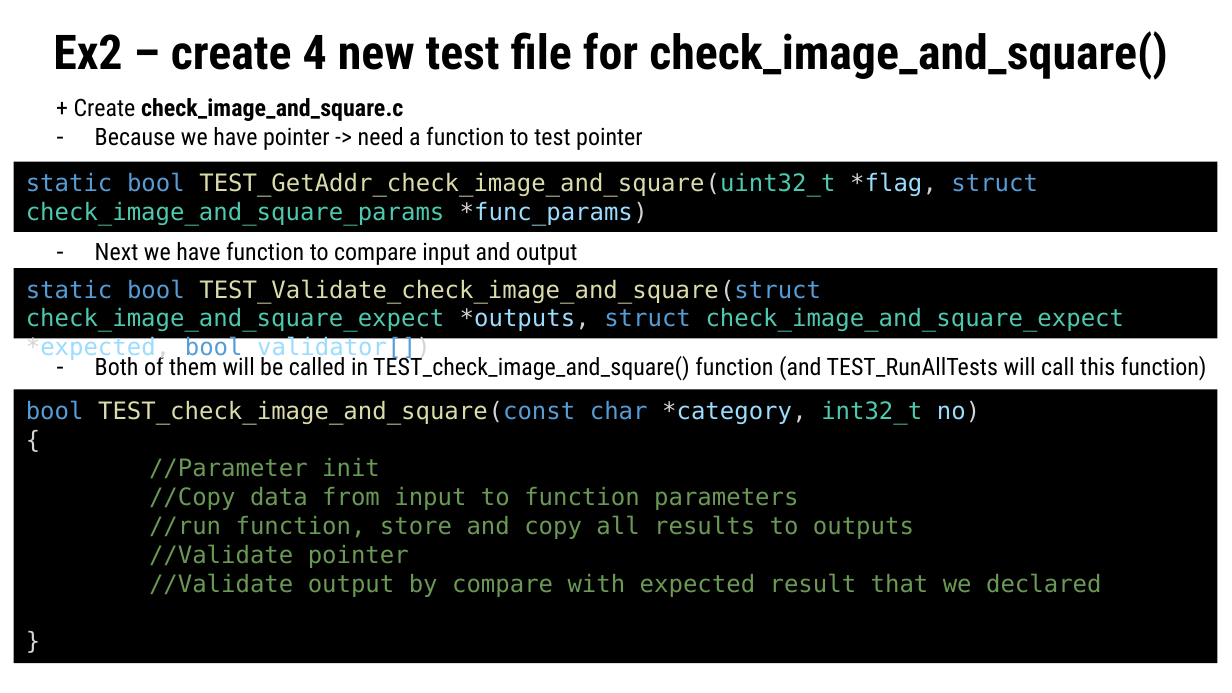
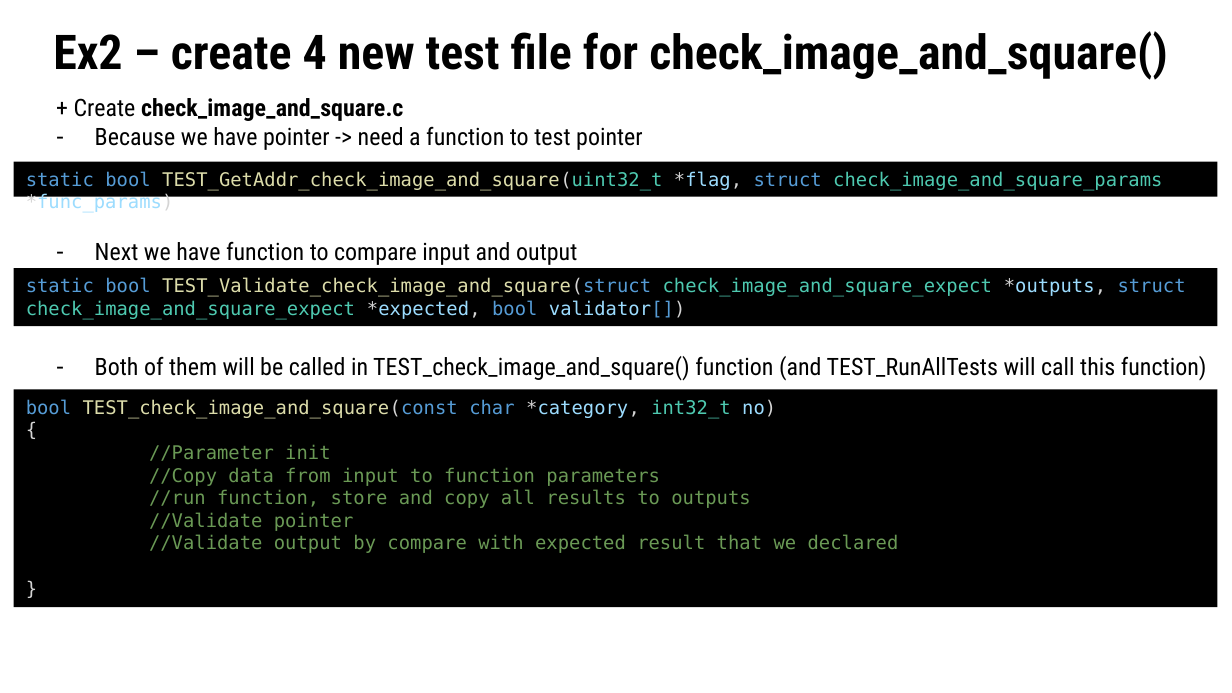
Before and after one commit to TommyandTina/Linux-Lab, a slide deck: slide 33 of APR-2024/0104/Knowledge_UT.pptx (slide 32 before the commit). Drawn at 1232x693 pixels with LibreOffice and Linux fonts; fonts in the diff are those of the drawing. Boxes give left, top, right and bottom in pixels: in the first picture for what was removed or moved away, otherwise in the second. Text is boxed around its words. In the diff, an @@ line names an element or a change of style, - is before the commit and + after.

```diff
--- a/APR-2024/0104/Knowledge_UT.pptx
+++ b/APR-2024/0104/Knowledge_UT.pptx
@@ rectangle "static bool TEST_GetAddr_check_image_and_square(uint32_t *fl ...": place and size @@
-rectangle "static bool TEST_GetAddr_check_image_and_square(uint32_t *fl ..." at [14,161,1217,232]
+rectangle "static bool TEST_GetAddr_check_image_and_square(uint32_t *fl ..." at [14,161,1217,197]
@@ rectangle "static bool TEST_Validate_check_image_and_square(struct chec ...": place and size @@
-rectangle "static bool TEST_Validate_check_image_and_square(struct chec ..." at [14,269,1217,339]
+rectangle "static bool TEST_Validate_check_image_and_square(struct chec ..." at [14,269,1217,326]
@@ size 14 to 11 pt in 3 elements at [14,269,1217,326], [14,161,1217,197], [14,389,1217,607] @@
@@ rectangle "bool TEST_check_image_and_square(const char *category, int32 ...": place and size @@
-rectangle "bool TEST_check_image_and_square(const char *category, int32 ..." at [14,389,1217,663]
+rectangle "bool TEST_check_image_and_square(const char *category, int32 ..." at [14,389,1217,607]
```
Also in this commit, not shown: 9 other slides changed, 4 slides added, 1 slide removed, 2 other files.
